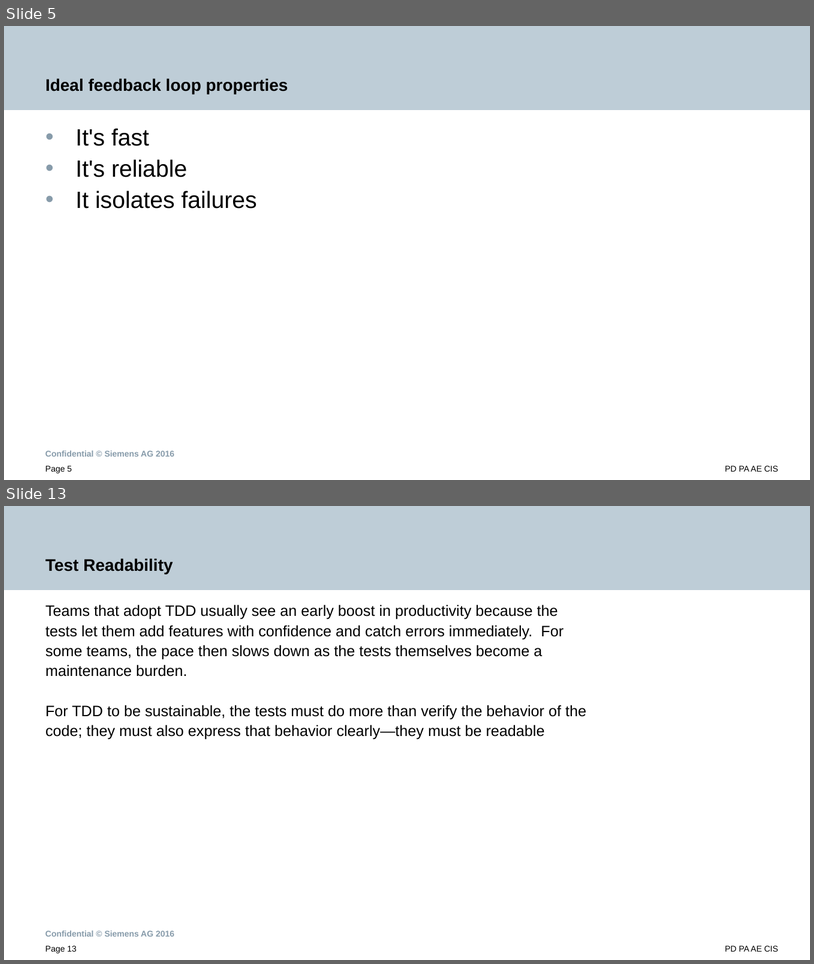
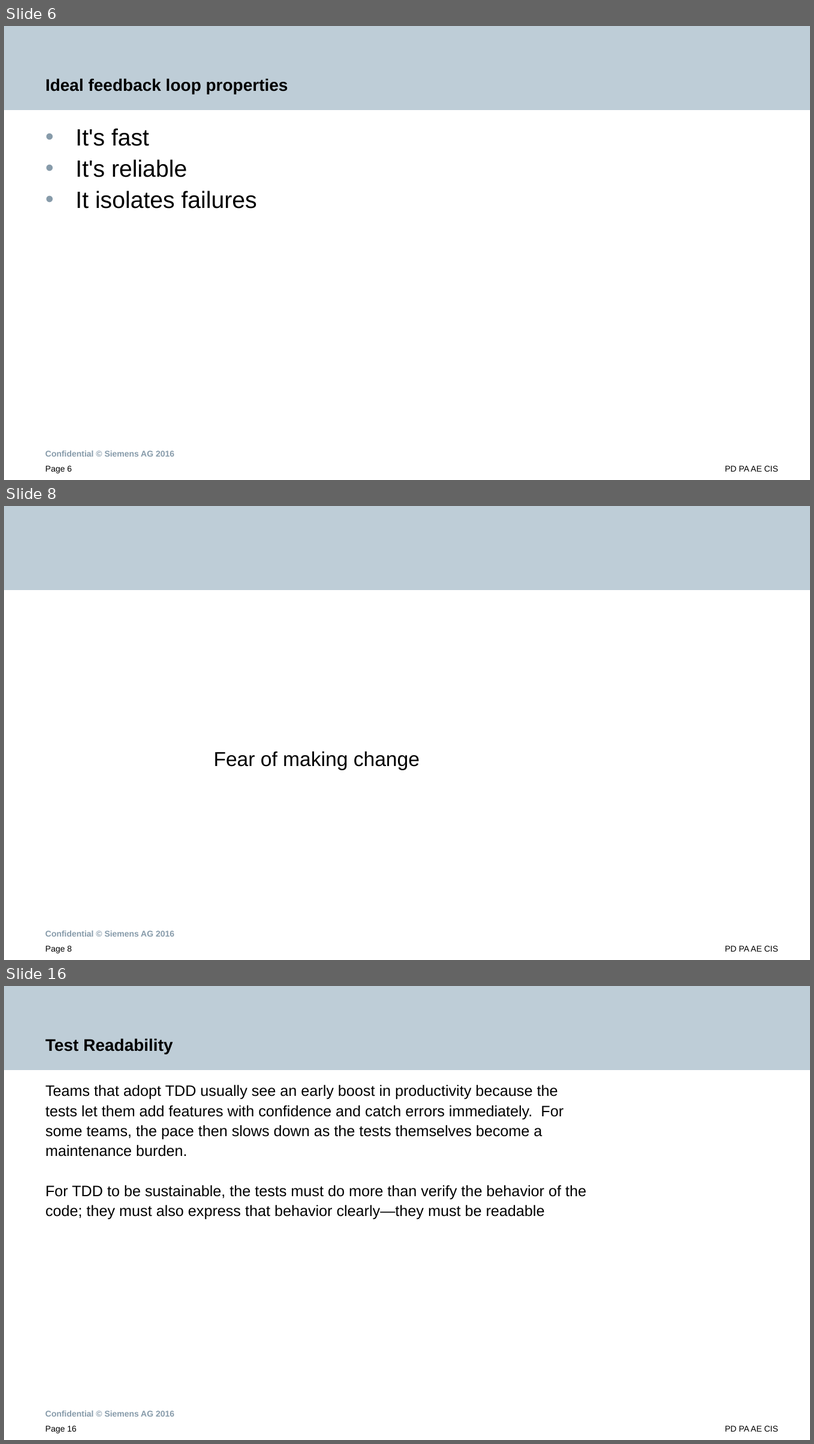
Before and after one commit to SunilPrasad/GithubRepo, a slide deck: TDDExamples/Persentation/TestDrivenDevelopment.pptx. Shown one above the other, each under a label of ours: slides 5 and 13 before the commit, slides 6, 8 and 16 after it; the slides between them are not shown. The pictures are 814x964 and 814x1444 pixels, drawn with LibreOffice and Linux fonts; fonts in the diff are those of the drawing; background and template pictures are left out. Boxes give left, top, right and bottom in pixels: in the first picture for what was removed or moved away, otherwise in the second. Text is boxed around its words. In the diff, an @@ line names an element or a change of style, - is before the commit and + after.

```diff
--- a/TDDExamples/Persentation/TestDrivenDevelopment.pptx
+++ b/TDDExamples/Persentation/TestDrivenDevelopment.pptx
@@ slide 8 added at [4, 506, 810, 960], background #FFFFFF; not listed: 4 template elements that a slide beside it also shows @@
@@ text added at [214, 751, 420, 770], 24 pt, text #000000 @@
+Fear of making change
@@ what was slide 5 is now slide 6 @@
@@ page number at [45, 465, 72, 473]: text changed @@
-Page 5
+Page 6
@@ what was slide 13 is now slide 16 @@
@@ page number at [45, 1425, 77, 1433]: text changed @@
-Page 13
+Page 16
```
Also in this commit, not shown: 11 slides changed, 3 other slides added, 1 slide removed.
